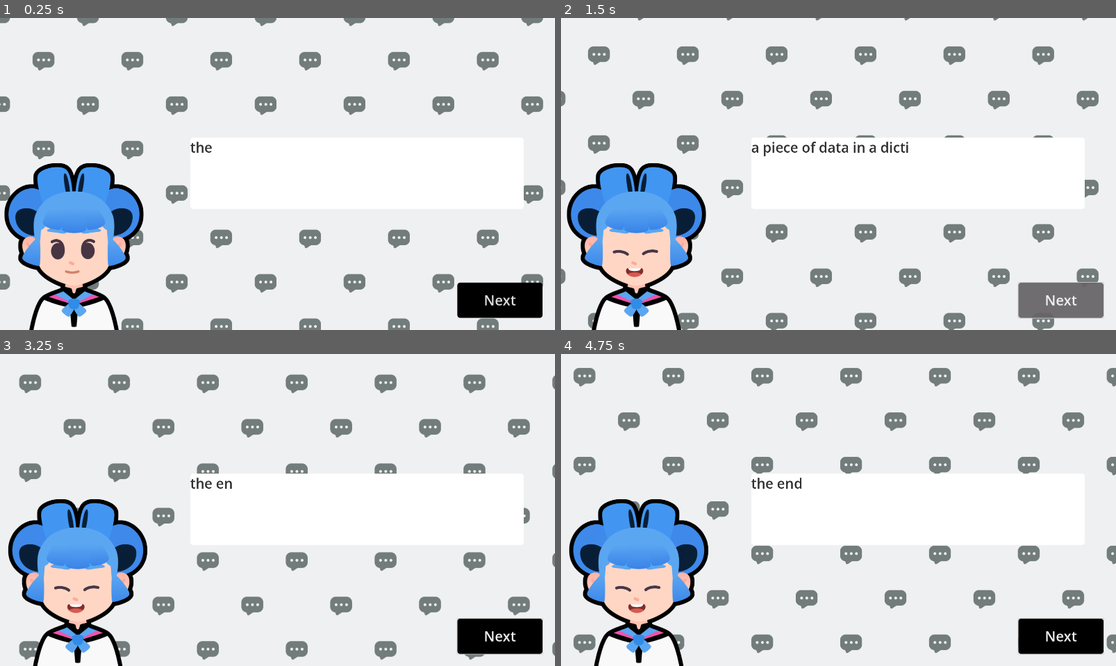
Above: before the commit, frames 1-4 (two rows, left to right).
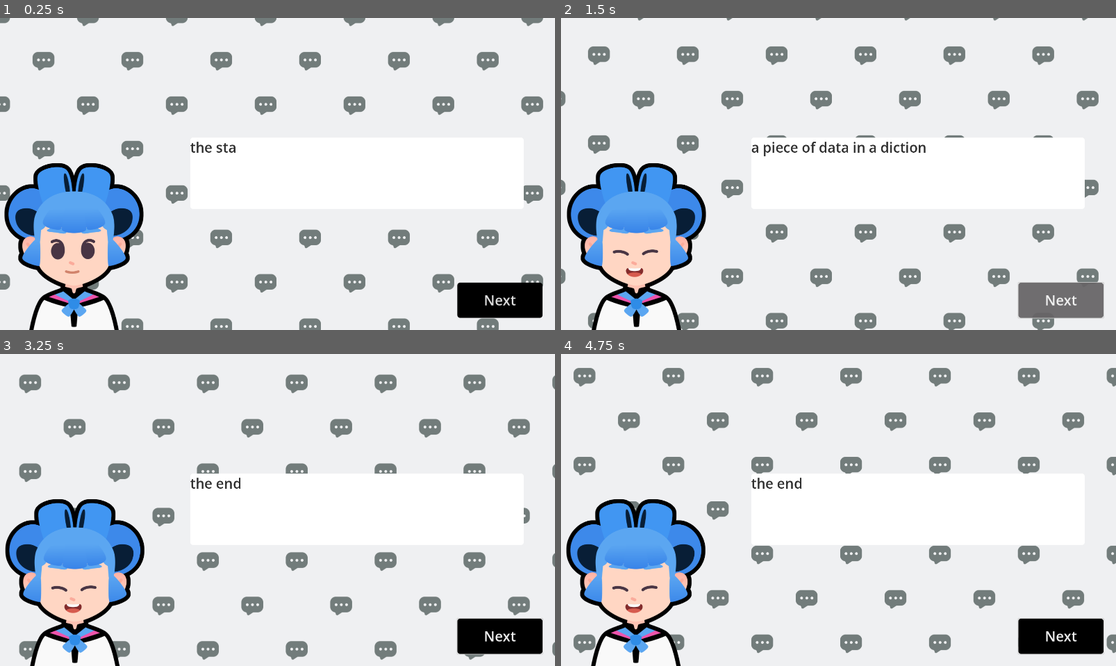
Above: after the commit, the same moments.

Repository: chimoochi/M7-Telling-a-Story
Game: Godot game, scene res://lessons/dialogue.tscn
Same seed, same stepped clock (60 frames per second), same inputs: the game is played once before the commit and once after it. Sound files missing from this copy of the repository are replaced by a short silence.
Inputs (mouse positions are in pixels of both pictures, inside the frame that each line leads up to):
- Up to frame 1 (0.25 s): no input
- Up to frame 2 (1.5 s): click "Next" at 0.5 s; click "Next" at 1.25 s
- Up to frame 3 (3.25 s): tap Enter at 2 s; move the mouse to (399, 494) at 2.02 s; hold D (move_right) 2.03-2.78 s; tap Z at 2.1, 2.85 s; click (399, 494) at 2.17 s; tap Space at 2.27, 3.02 s; move the mouse to (166, 525) at 2.77 s; hold S (move_down) from 2.78 s (still down)
- Up to frame 4 (4.75 s): move the mouse to (894, 441) at 3.52 s; release S (move_down) at 3.53 s; hold D (move_right) 3.53-4.28 s; tap Z at 3.6, 4.35 s; move the mouse to (810, 572) at 4.27 s; hold W (move_up) from 4.28 s (still down); click (810, 572) at 4.42 s; tap Space at 4.52 s

The runs differ from the first frame. In frame 1, less than 0.1% of the frame differs, in the area x 39-43%, y 40-44%; in frame 2, less than 0.1%; in frame 3, 2.6%, in the area x 0-44%, y 39-100%; in frame 4, 2.6%.
Error before the commit: Invalid access of index '5' on a base object of type: 'Array[Dictionary]'. (res://lessons/dialogue.gd:51)
Error after the commit: Invalid access of index '5' on a base object of type: 'Array[Dictionary]'. (res://lessons/dialogue.gd:61)

Commit message:
Finish m07L11-12

Diff:
--- a/M07.telling_a_story_workbook/lessons/dialogue.gd
+++ b/M07.telling_a_story_workbook/lessons/dialogue.gd
@@ -4,6 +4,11 @@
 @onready var audio_stream_player: AudioStreamPlayer = %AudioStreamPlayer
 @onready var body: TextureRect = %Body
 @onready var expression: TextureRect = %Expression
+
+var bodies := {
+	"sophia": preload("res://assets/sophia.png"),
+	"pink": preload("res://assets/pink.png")
+}
 
 var expressions := {
 	"happy": preload("res://assets/emotion_happy.png"),
@@ -15,22 +20,27 @@
 	{
 		"expression": expressions["regular"],
 		"text": "the starting text",
+		"character": bodies["sophia"],
 	},
 	{
 		"expression": expressions["sad"],
 		"text": "other text abotu something",
+		"character": bodies["pink"],
 	},
 	{
 		"expression": expressions["happy"],
 		"text": "a piece of data in a dictionary",
+		"character": bodies["sophia"],
 	},
 	{
 		"expression": expressions["regular"],
 		"text": "almost the end",
+		"character": bodies["pink"],
 	},
 	{
 		"expression": expressions["happy"],
 		"text": "the end",
+		"character": bodies["sophia"],
 	}
 ]
 
@@ -53,9 +63,9 @@
 	rich_text_label.text = current_item["text"]
 	expression.texture = current_item["expression"]
 	rich_text_label.visible_ratio = 0.0
-
+	body.texture = current_item["character"]
 	var tween := create_tween()
-	var text_appearing_duration := 1.2
+	var text_appearing_duration: float = current_item["text"].length() / 30.0
 	tween.tween_property(rich_text_label, "visible_ratio", 1.0, text_appearing_duration)
 
 	var sound_max_offset := audio_stream_player.stream.get_length() - text_appearing_duration
--- a/M07.telling_a_story_workbook/lessons/dialogue.tscn
+++ b/M07.telling_a_story_workbook/lessons/dialogue.tscn
@@ -14,6 +14,12 @@
 shader_parameter/bg_color = Color(0.937848, 0.940895, 0.9463816, 1)
 shader_parameter/pattern_color = Color(0.44703794, 0.4860049, 0.48052073, 1)
 shader_parameter/pattern_size = 256.0
+
+[sub_resource type="InputEventAction" id="InputEventAction_nggfo"]
+action = &"Advance"
+
+[sub_resource type="Shortcut" id="Shortcut_rduj4"]
+events = [SubResource("InputEventAction_nggfo")]
 
 [node name="Control" type="Control"]
 layout_mode = 3
@@ -88,6 +94,7 @@
 grow_vertical = 0
 theme = ExtResource("1_5dtme")
 theme_type_variation = &"FlatButton"
+shortcut = SubResource("Shortcut_rduj4")
 text = "Next"
 
 [node name="AudioStreamPlayer" type="AudioStreamPlayer" parent="."]
--- a/M07.telling_a_story_workbook/project.godot
+++ b/M07.telling_a_story_workbook/project.godot
@@ -79,6 +79,12 @@
 "events": [Object(InputEventMouseButton,"resource_local_to_scene":false,"resource_name":"","device":-1,"window_id":0,"a …(259 unchanged characters)…
 ]
 }
+Advance={
+"deadzone": 0.2,
+"events": [Object(InputEventKey,"resource_local_to_scene":false,"resource_name":"","device":-1,"window_id":0,"alt_pressed":false,"shift_pressed":false,"ctrl_pressed":false,"meta_pressed":false,"pressed":false,"keycode":0,"physical_keycode":4194309,"key_label":0,"unicode":0,"location":0,"echo":false,"script":null)
+, Object(InputEventKey,"resource_local_to_scene":false,"resource_name":"","device":-1,"window_id":0,"alt_pressed":false,"shift_pressed":false,"ctrl_pressed":false,"meta_pressed":false,"pressed":false,"keycode":0,"physical_keycode":32,"key_label":0,"unicode":32,"location":0,"echo":false,"script":null)
+]
+}
 
 [rendering]
 
Not shown: 1 places in M07.telling_a_story_workbook/lessons/dialogue.tscn that only renumber resources
